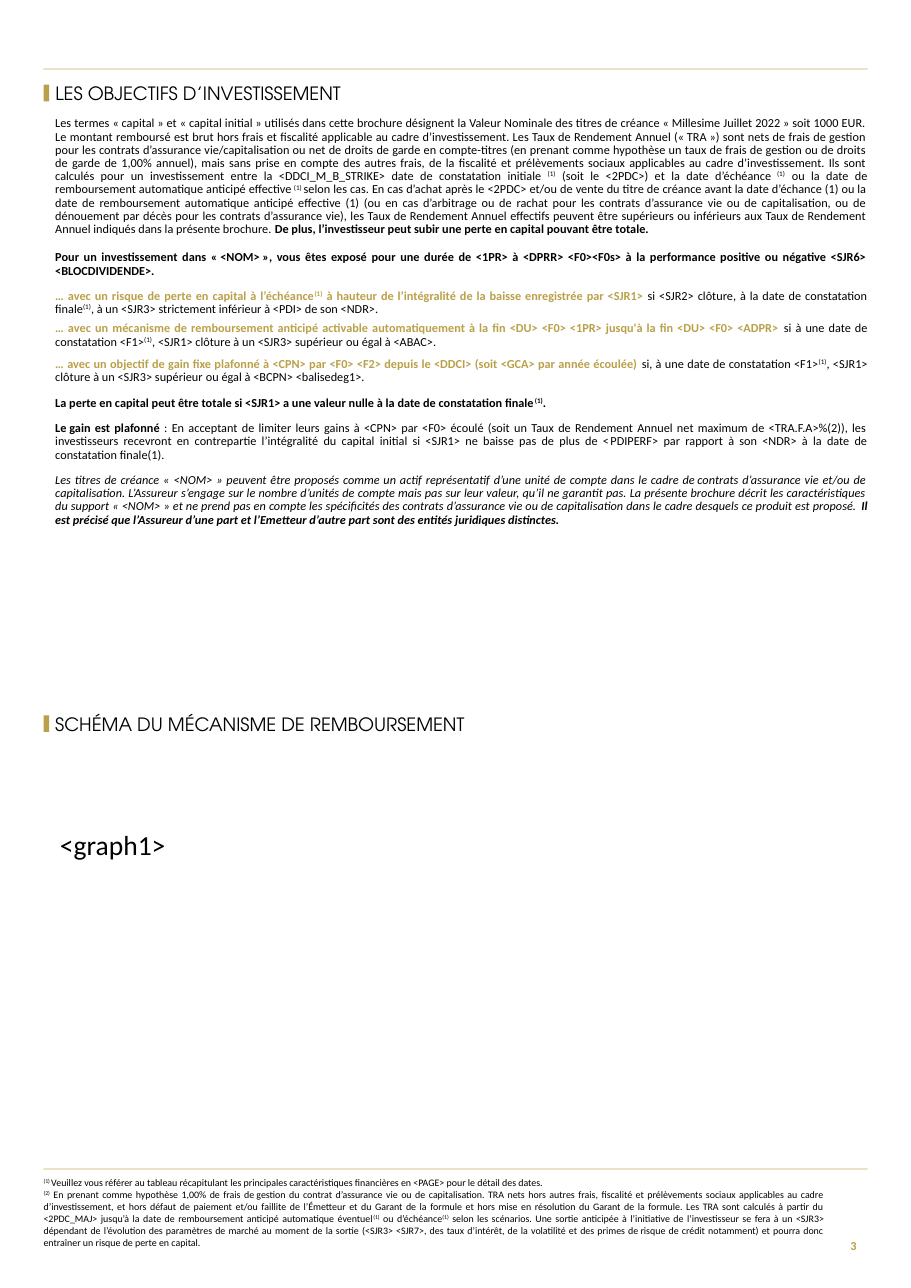
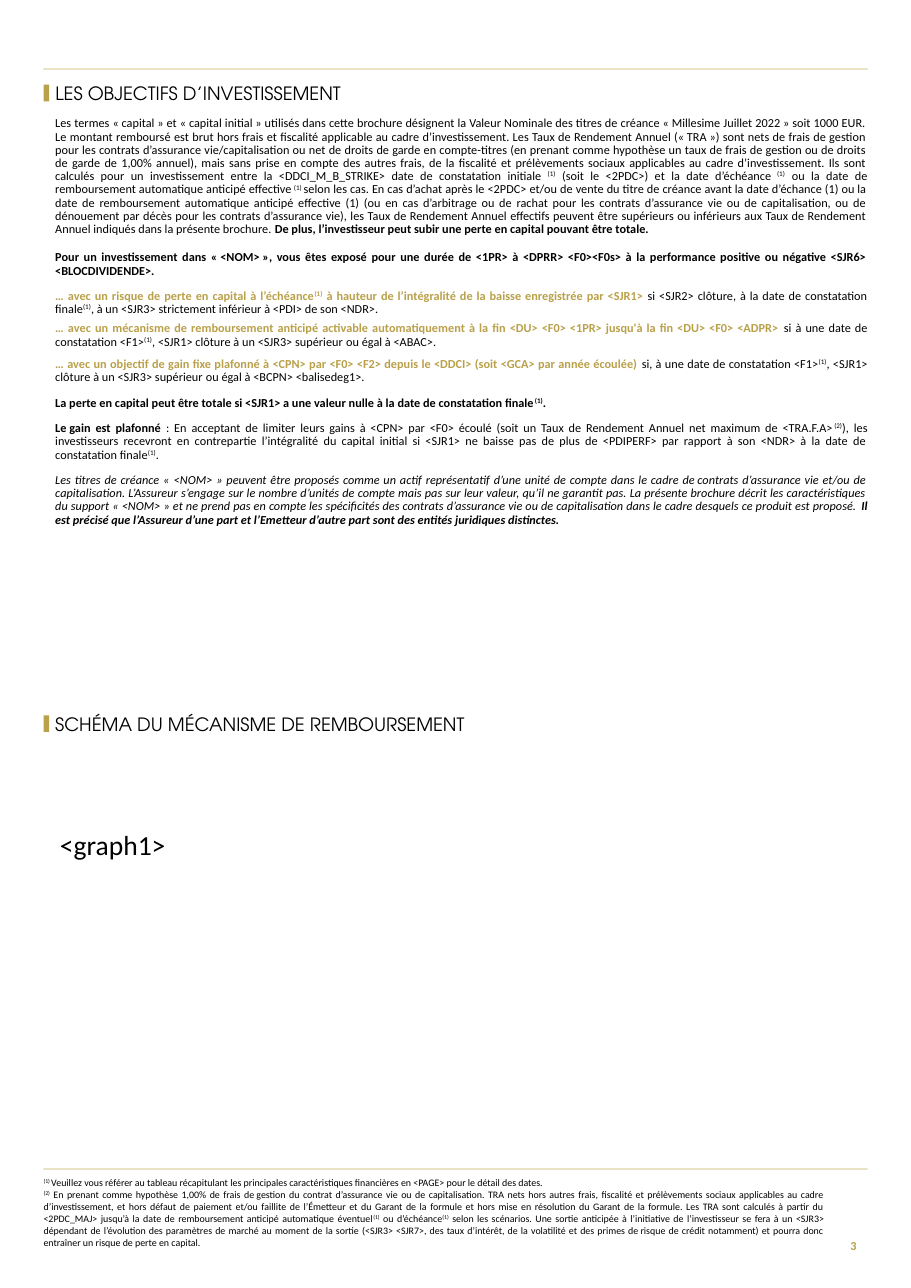
Before and after one commit to guillaumejacquin/Moulinette_Brochure_Equitim, a slide deck: slide 3 of Templates/goldman sachs International.pptx. Drawn at 911x1288 pixels with LibreOffice and Linux fonts; fonts in the diff are those of the drawing; background and template pictures are left out. Boxes give left, top, right and bottom in pixels: in the first picture for what was removed or moved away, otherwise in the second. Text is boxed around its words. In the diff, an @@ line names an element or a change of style, - is before the commit and + after.

```diff
--- a/Templates/goldman sachs International.pptx
+++ b/Templates/goldman sachs International.pptx
@@ text at bbox=[55, 423, 868, 459]: text changed @@
-  Le gain est plafonné : En acceptant de limiter leurs gains à <CPN> par <F0> écoulé (soit un Taux de Rendement Annuel net maximum de <TRA.F.A>%(2)), les investisseurs recevront en contrepartie l’intégralité du capital initial si <SJR1> ne baisse pas de plus de <PDIPERF> par rapport à son <NDR> à la date de constatation finale(1).
+  Le gain est plafonné : En acceptant de limiter leurs gains à <CPN> par <F0> écoulé (soit un Taux de Rendement Annuel net maximum de <TRA.F.A>(2)), les investisseurs recevront en contrepartie l’intégralité du capital initial si <SJR1> ne baisse pas de plus de <PDIPERF> par rapport à son <NDR> à la date de constatation finale(1).
```
Also in this commit, not shown: 5 other slides changed, 32 other files.
